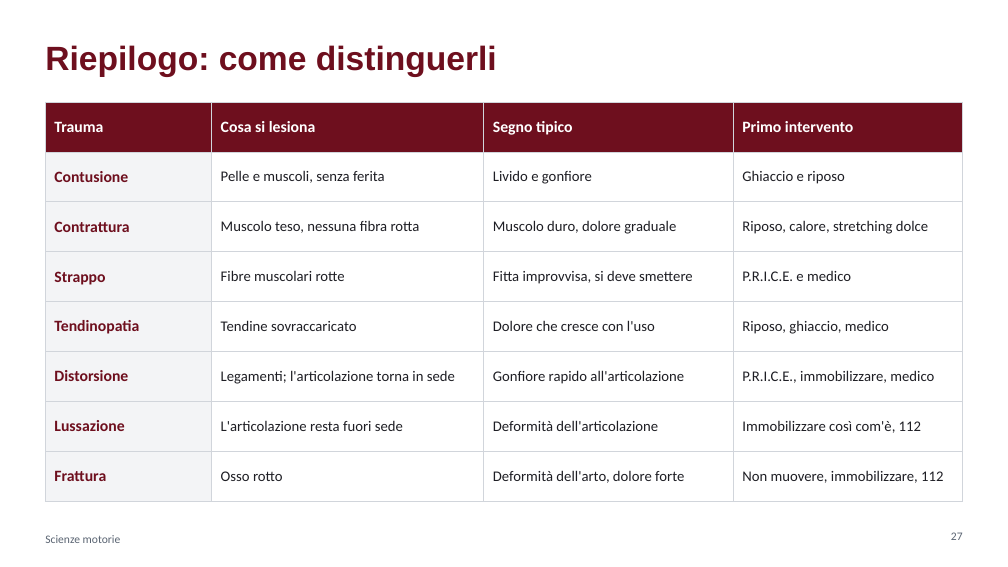
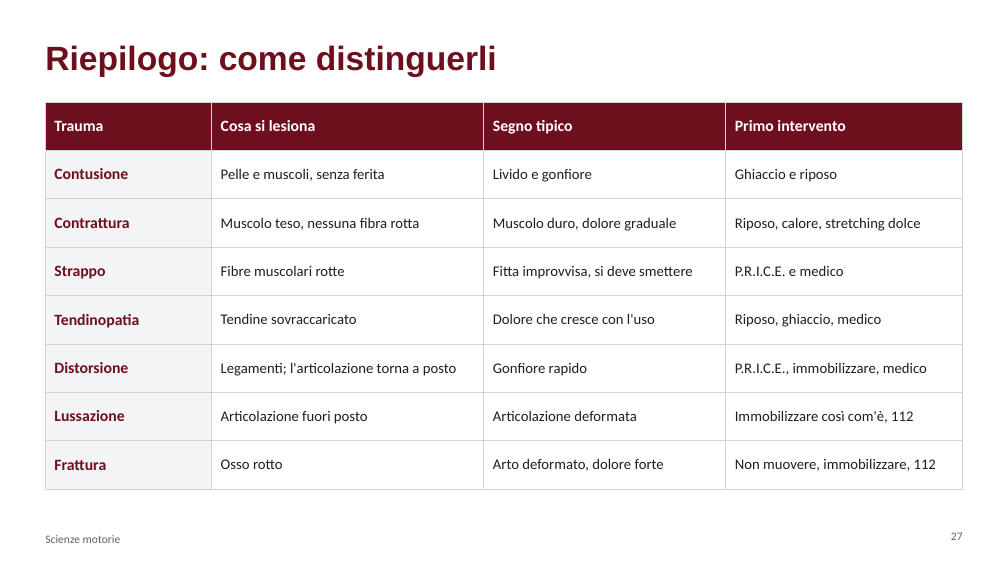
Before and after one commit to krazerrino/ginnastica, a slide deck: slide 27 of Cuore_respiro_e_primo_soccorso.pptx. Drawn at 1008x567 pixels with LibreOffice and Linux fonts; fonts in the diff are those of the drawing. Boxes give left, top, right and bottom in pixels: in the first picture for what was removed or moved away, otherwise in the second. Text is boxed around its words. In the diff, an @@ line names an element or a change of style, - is before the commit and + after.

```diff
--- a/Cuore_respiro_e_primo_soccorso.pptx
+++ b/Cuore_respiro_e_primo_soccorso.pptx
@@ table at (45, 102, 963, 475) @@
-row 6, column 2: Legamenti; l'articolazione torna in sede
+row 6, column 2: Legamenti; l'articolazione torna a posto
-row 6, column 3: Gonfiore rapido all'articolazione
+row 6, column 3: Gonfiore rapido
-row 7, column 2: L'articolazione resta fuori sede
+row 7, column 2: Articolazione fuori posto
-row 7, column 3: Deformità dell'articolazione
+row 7, column 3: Articolazione deformata
-row 8, column 3: Deformità dell'arto, dolore forte
+row 8, column 3: Arto deformato, dolore forte
```
Also in this commit, not shown: 36 other slides changed, 1 other file.
